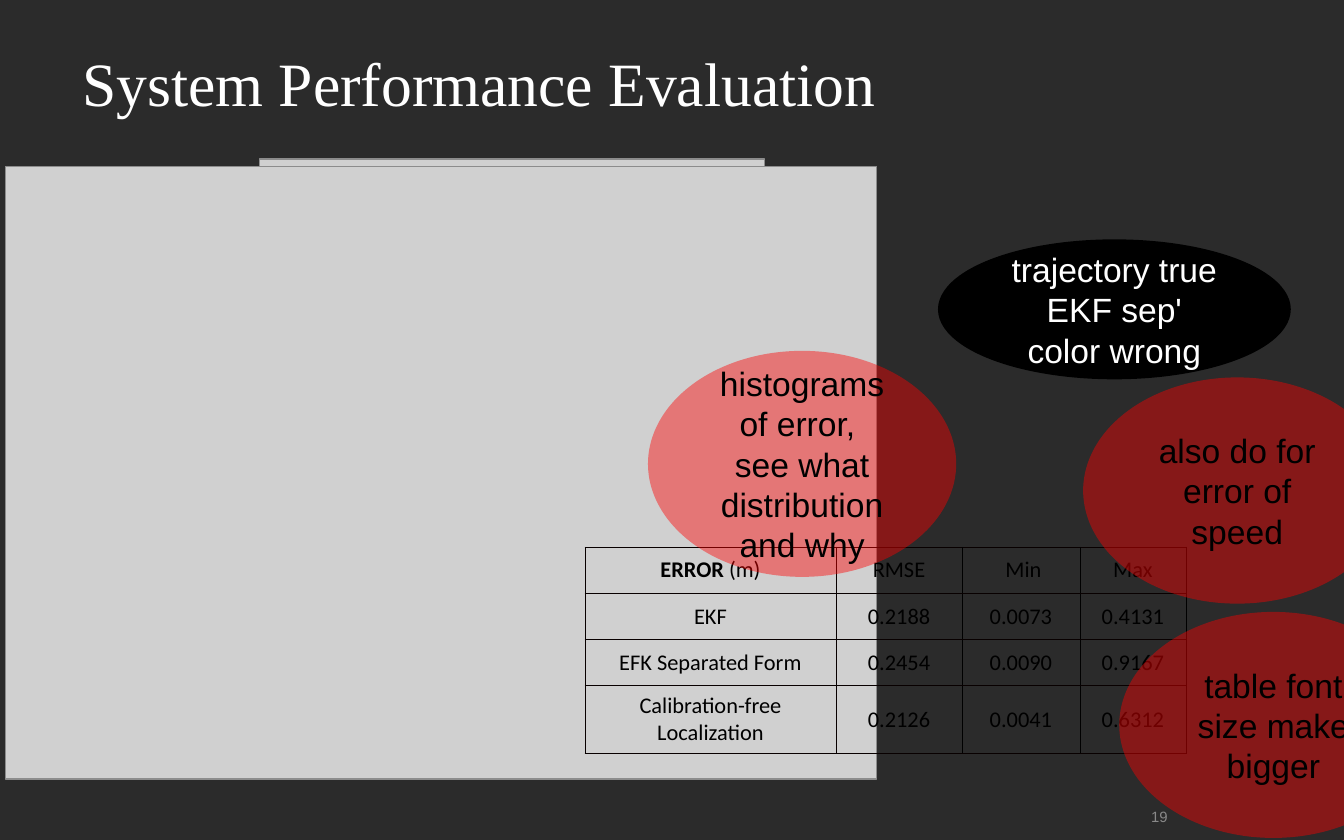
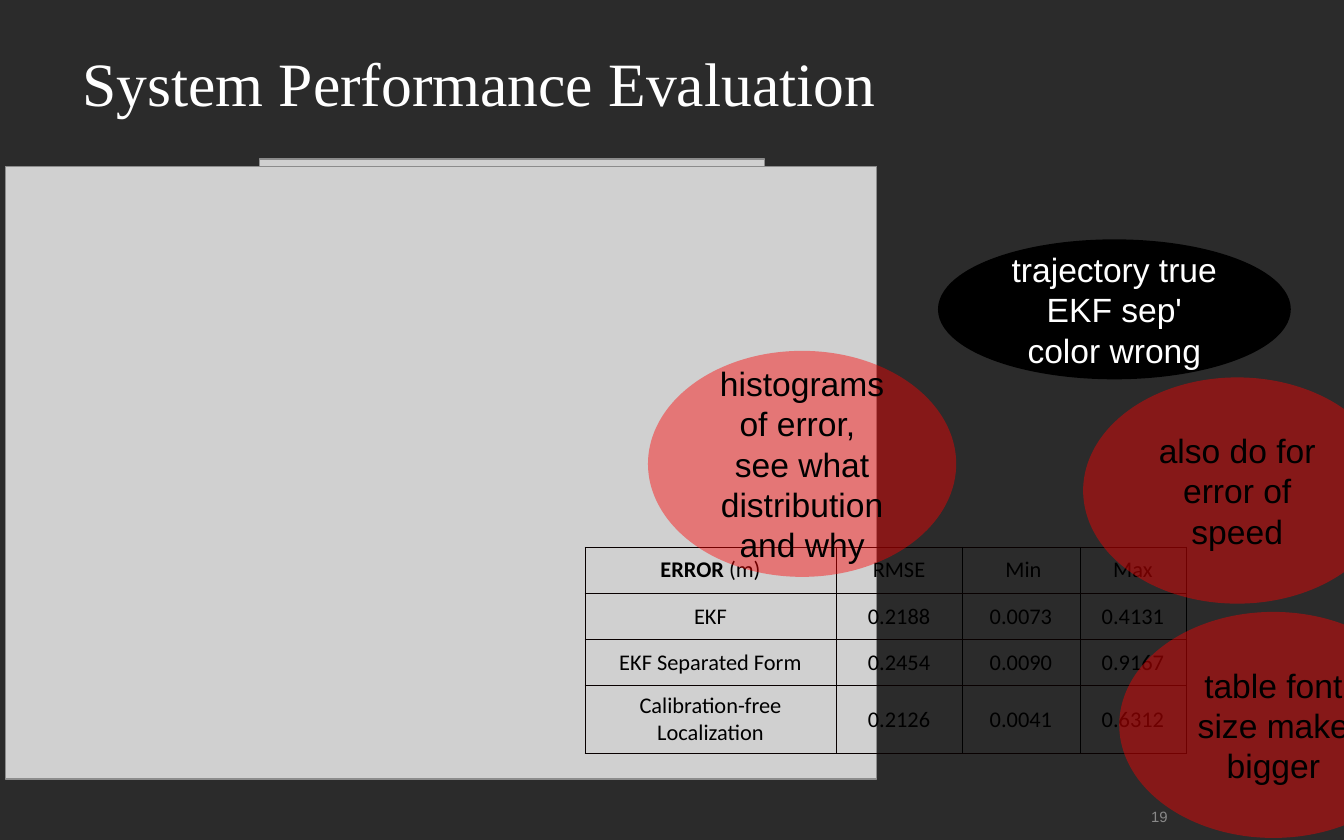
Before and after one commit to yitong-quan/thesis_indoorLocalization, a slide deck: slide 19 of text_editing/ppt/Zwischenpraesentation_newest.ppt. Drawn at 1344x840 pixels with LibreOffice and Linux fonts; fonts in the diff are those of the drawing; grey boxes stand for pictures; background and template pictures are left out; a plain dark background stands for a picture behind light text. Boxes give left, top, right and bottom in pixels: in the first picture for what was removed or moved away, otherwise in the second. Text is boxed around its words. In the diff, an @@ line names an element or a change of style, - is before the commit and + after.

```diff
--- a/text_editing/ppt/Zwischenpraesentation_newest.ppt
+++ b/text_editing/ppt/Zwischenpraesentation_newest.ppt
@@ table at bbox=[585, 547, 1187, 744] @@
-row 3, column 1: EFK Separated Form
+row 3, column 1: EKF Separated Form
```
Also in this commit, not shown: 1 other slide changed, 34 other files.
